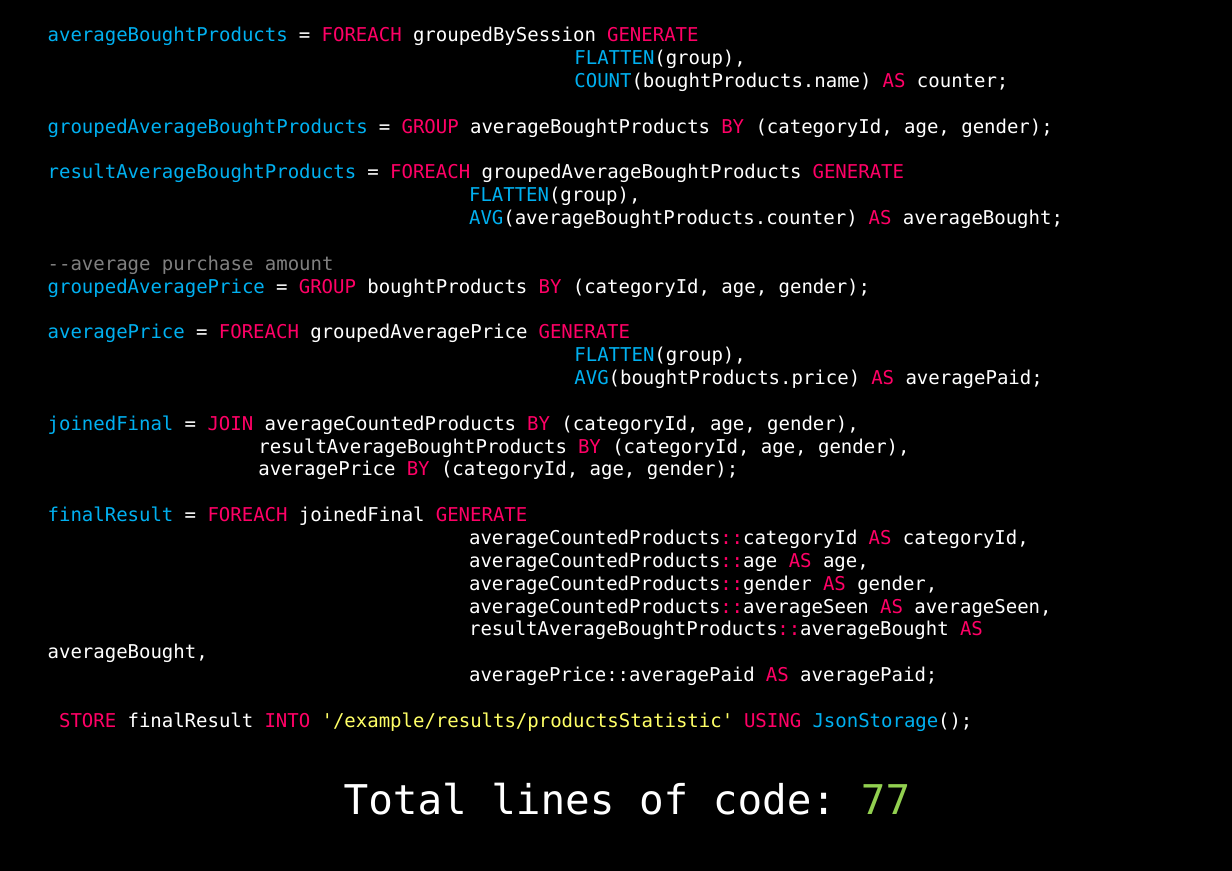
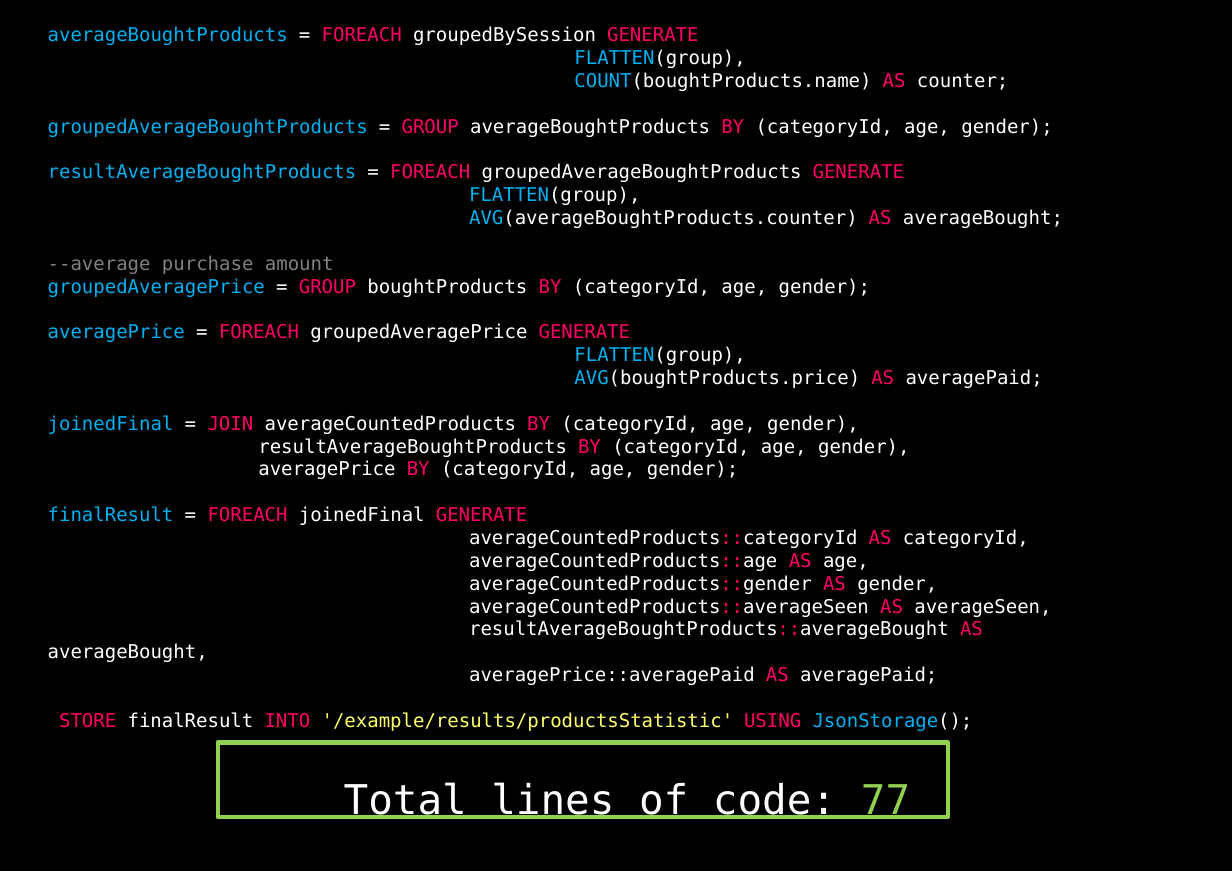
Before and after one commit to dzamurovic/coding-serbia-2014, a slide deck: slide 13 of coding-serbia.pptx. Drawn at 1232x871 pixels with LibreOffice and Linux fonts; fonts in the diff are those of the drawing. Boxes give left, top, right and bottom in pixels: in the first picture for what was removed or moved away, otherwise in the second. Text is boxed around its words. In the diff, an @@ line names an element or a change of style, - is before the commit and + after.

```diff
--- a/coding-serbia.pptx
+++ b/coding-serbia.pptx
@@ rectangle added at (218,743,949,818), outline #92D050 3 pt @@
```
Also in this commit, not shown: 7 other slides changed.
